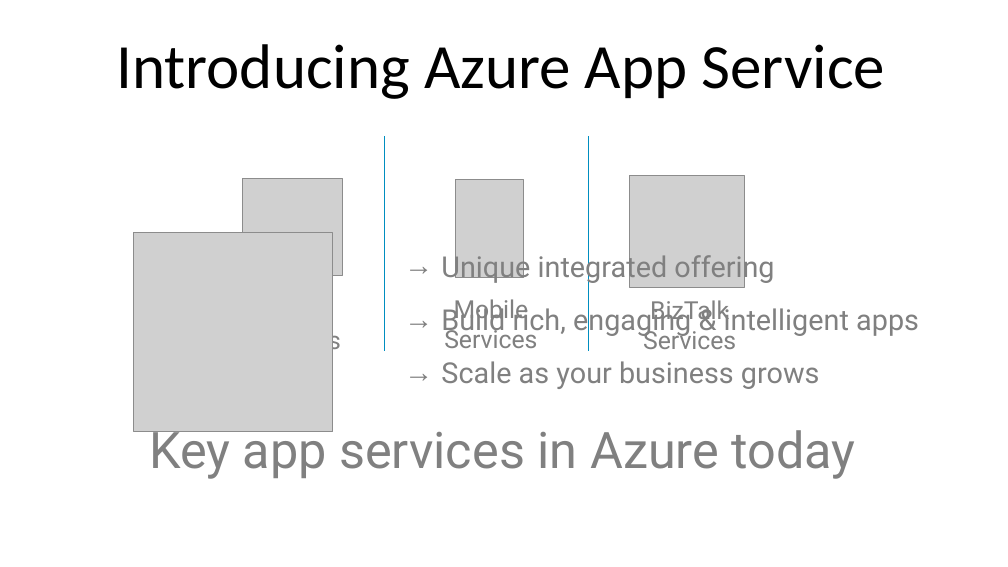
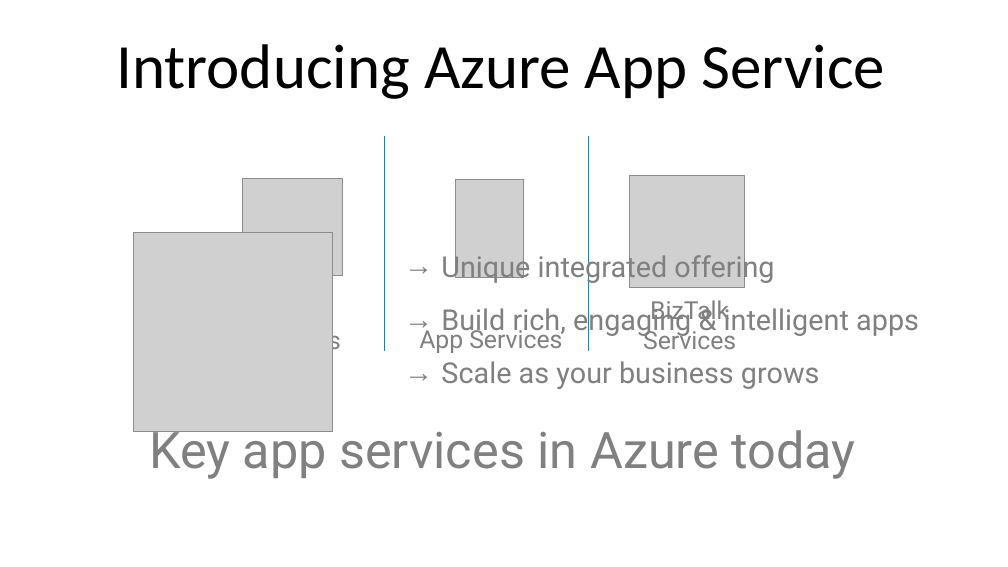
Before and after one commit to kunal-chowdhury/Public-Speakings, a slide deck: slide 15 of 20171215-15-Dec-2017, Digital Summit 2017, Vizag/Building cloud enabled applications using Windows Azure.pptx (slide 12 before the commit). Drawn at 1008x567 pixels with LibreOffice and Linux fonts; fonts in the diff are those of the drawing; grey boxes stand for pictures. Boxes give left, top, right and bottom in pixels: in the first picture for what was removed or moved away, otherwise in the second. Text is boxed around its words. In the diff, an @@ line names an element or a change of style, - is before the commit and + after.

```diff
--- a/20171215-15-Dec-2017, Digital Summit 2017, Vizag/Building cloud enabled applications using Windows Azure.pptx
+++ b/20171215-15-Dec-2017, Digital Summit 2017, Vizag/Building cloud enabled applications using Windows Azure.pptx
@@ text at (x1=419, y1=326, x2=562, y2=353): text changed @@
-Mobile Services
+App Services
```
Also in this commit, not shown: 6 other slides changed, 3 slides added.
